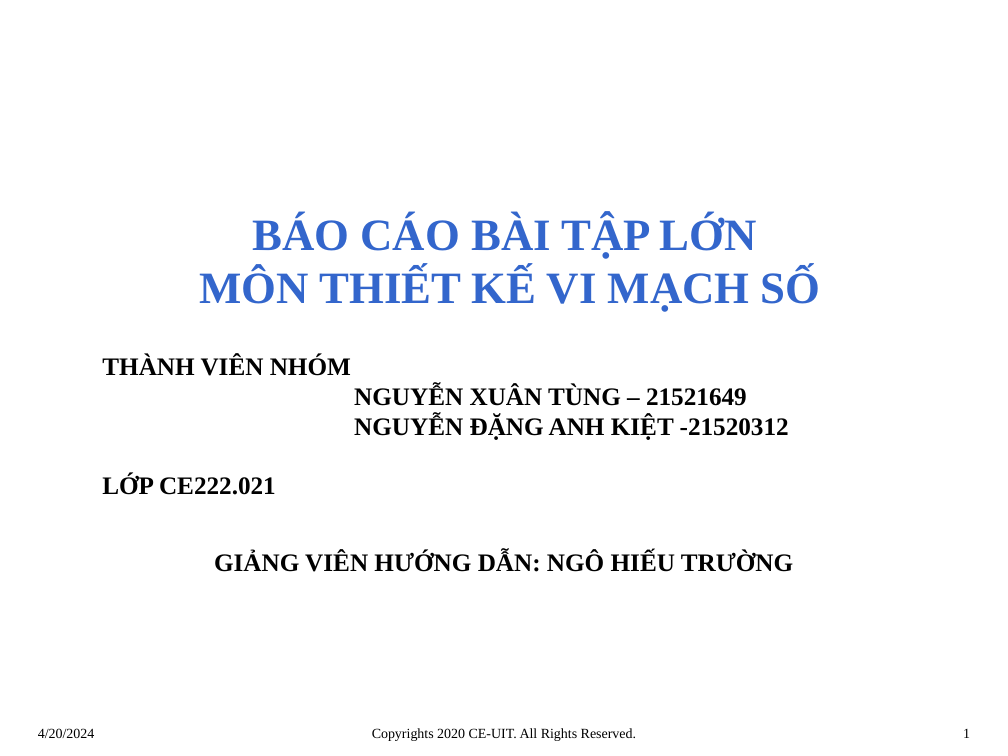
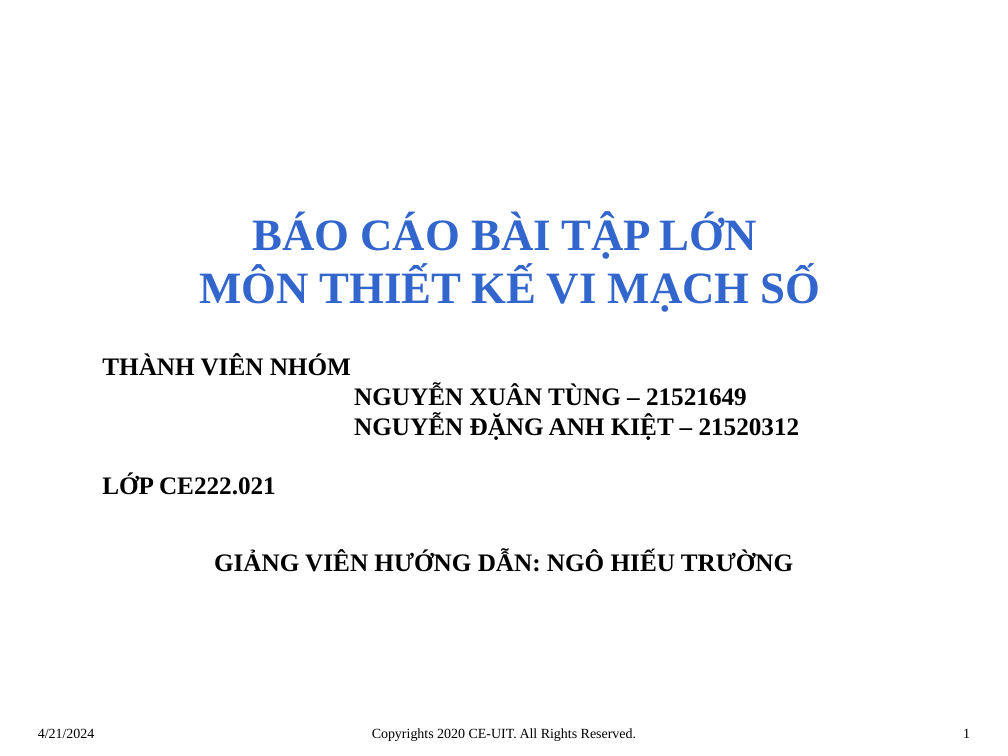
Before and after one commit to TungnxUIT/CE222.STICK-DIAGRAM, a slide deck: slide 1 of 21520312_21521649_Slide_StickDiagram.pptx. Drawn at 1008x756 pixels with LibreOffice and Linux fonts; fonts in the diff are those of the drawing; background and template pictures are left out. Boxes give left, top, right and bottom in pixels: in the first picture for what was removed or moved away, otherwise in the second. Text is boxed around its words. In the diff, an @@ line names an element or a change of style, - is before the commit and + after.

```diff
--- a/21520312_21521649_Slide_StickDiagram.pptx
+++ b/21520312_21521649_Slide_StickDiagram.pptx
@@ text at (354,415,800,440): text changed @@
-NGUYỄN ĐẶNG ANH KIỆT -21520312
+NGUYỄN ĐẶNG ANH KIỆT – 21520312
@@ text at (38,728,95,738): text changed @@
-4/20/2024
+4/21/2024
```
Also in this commit, not shown: 13 other slides changed.
